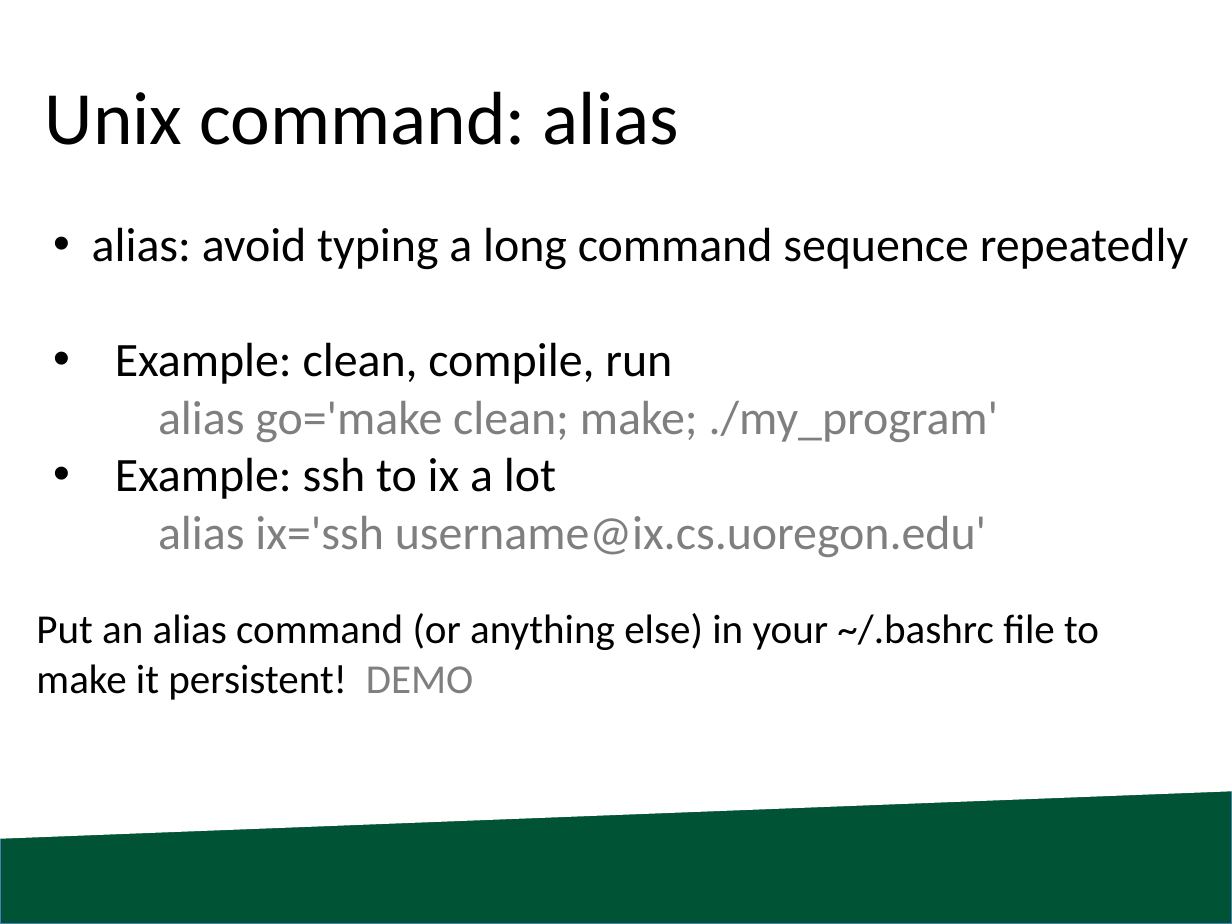
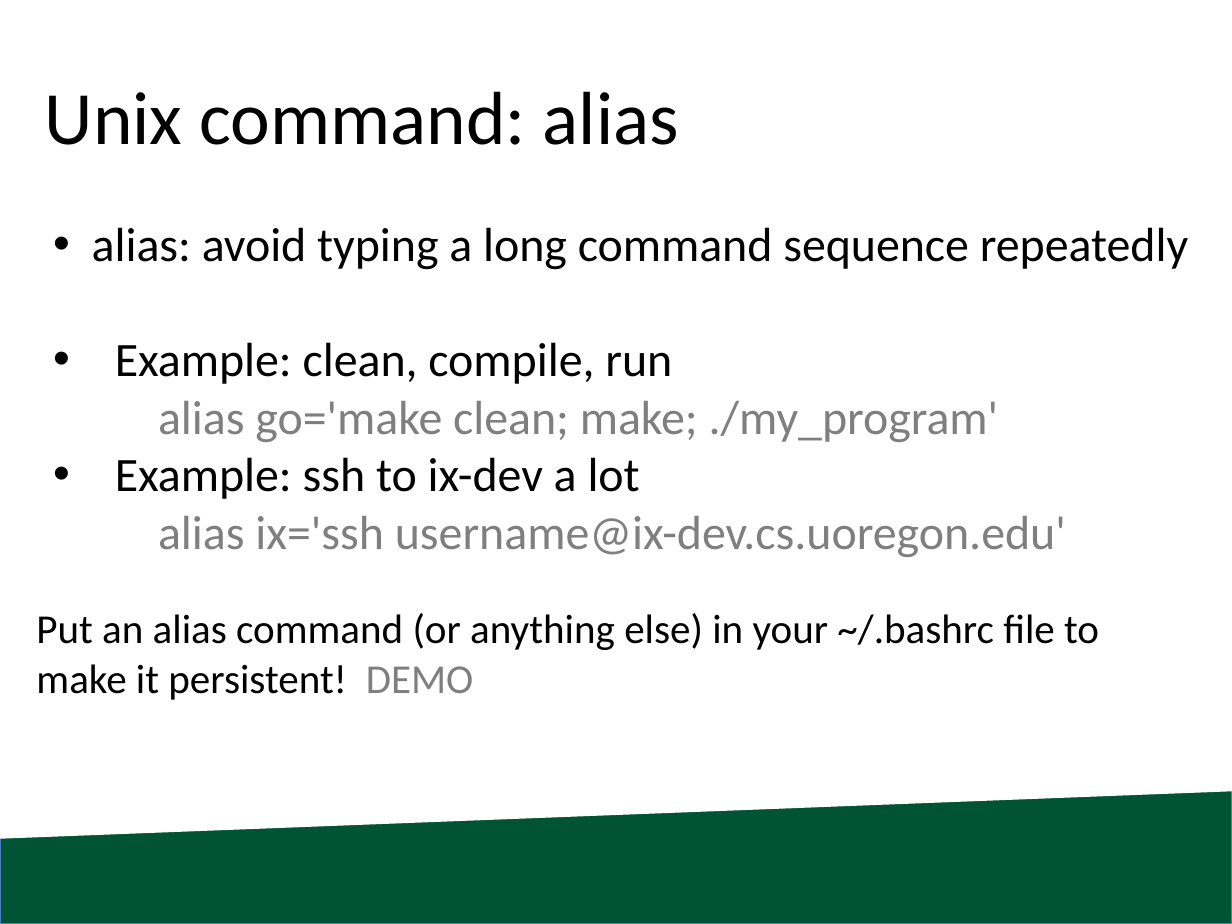
Before and after one commit to blessley/cis330, a slide deck: slide 21 of lab2/CIS330_S18_Lab2.pptx. Drawn at 1232x924 pixels with LibreOffice and Linux fonts; fonts in the diff are those of the drawing; background and template pictures are left out. Boxes give left, top, right and bottom in pixels: in the first picture for what was removed or moved away, otherwise in the second. Text is boxed around its words. In the diff, an @@ line names an element or a change of style, - is before the commit and + after.

```diff
--- a/lab2/CIS330_S18_Lab2.pptx
+++ b/lab2/CIS330_S18_Lab2.pptx
@@ text at [115, 457, 1066, 557]: text changed @@
-• Example: ssh to ix a lot
-  alias ix='ssh username@ix.cs.uoregon.edu'
+• Example: ssh to ix-dev a lot
+  alias ix='ssh username@ix-dev.cs.uoregon.edu'
```
Also in this commit, not shown: 2 other slides changed, 6 other files.
